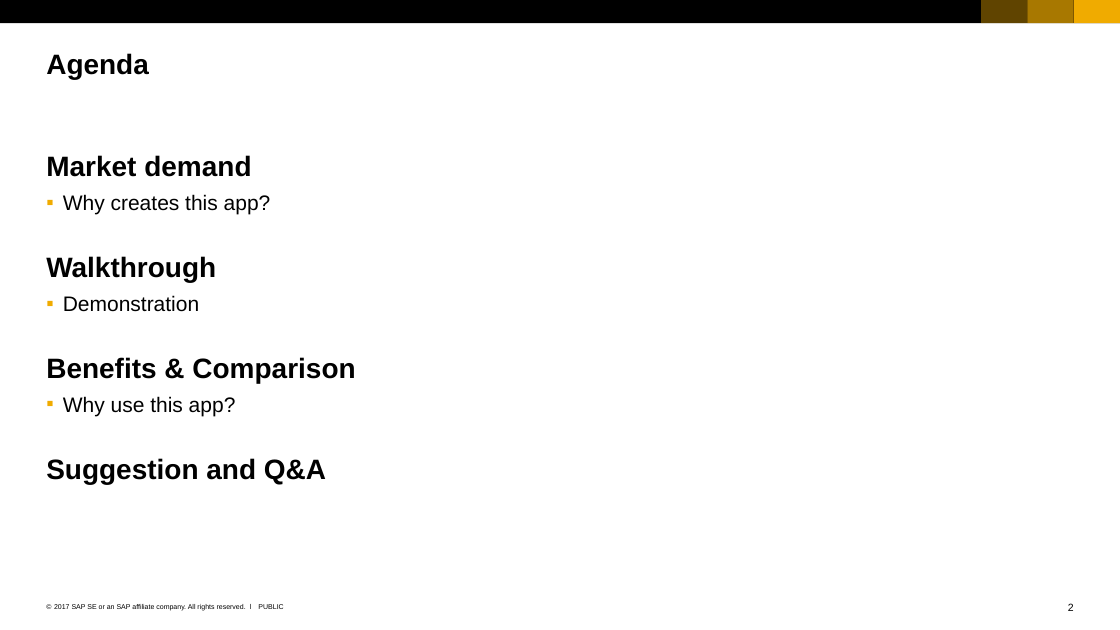
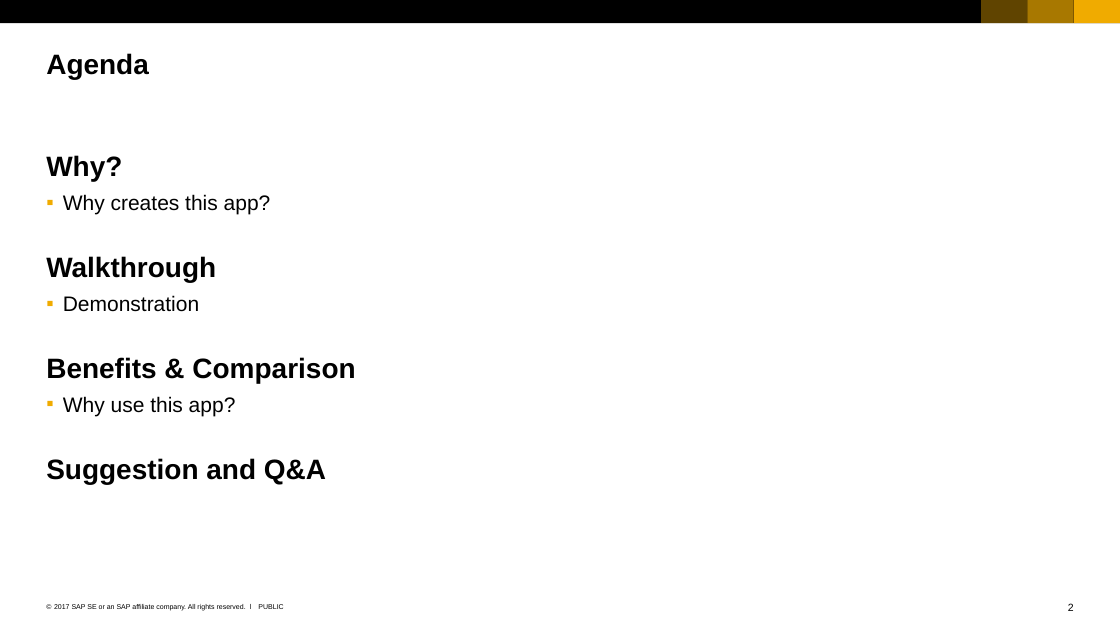
Before and after one commit to qianyilun/workload-calculator, a slide deck: slide 2 of SAP_2017_16x9_black_and_white.pptx. Drawn at 1120x630 pixels with LibreOffice and Linux fonts; fonts in the diff are those of the drawing. Boxes give left, top, right and bottom in pixels: in the first picture for what was removed or moved away, otherwise in the second. Text is boxed around its words. In the diff, an @@ line names an element or a change of style, - is before the commit and + after.

```diff
--- a/SAP_2017_16x9_black_and_white.pptx
+++ b/SAP_2017_16x9_black_and_white.pptx
@@ text at (46,155,122,181): text changed @@
-Market demand
+Why?
```
Also in this commit, not shown: 5 other slides changed, 3 slides added, 17 slides removed.
